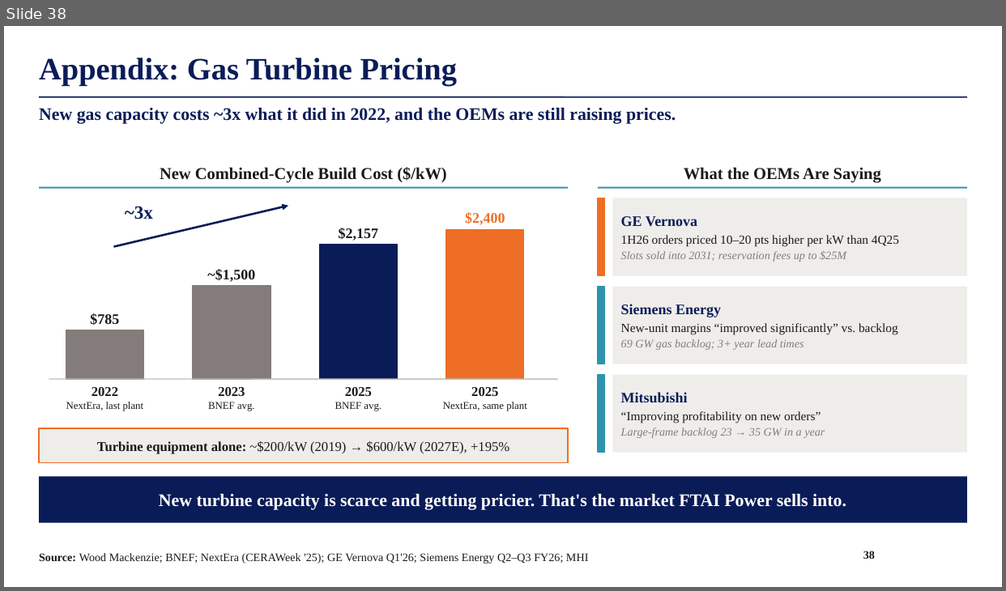
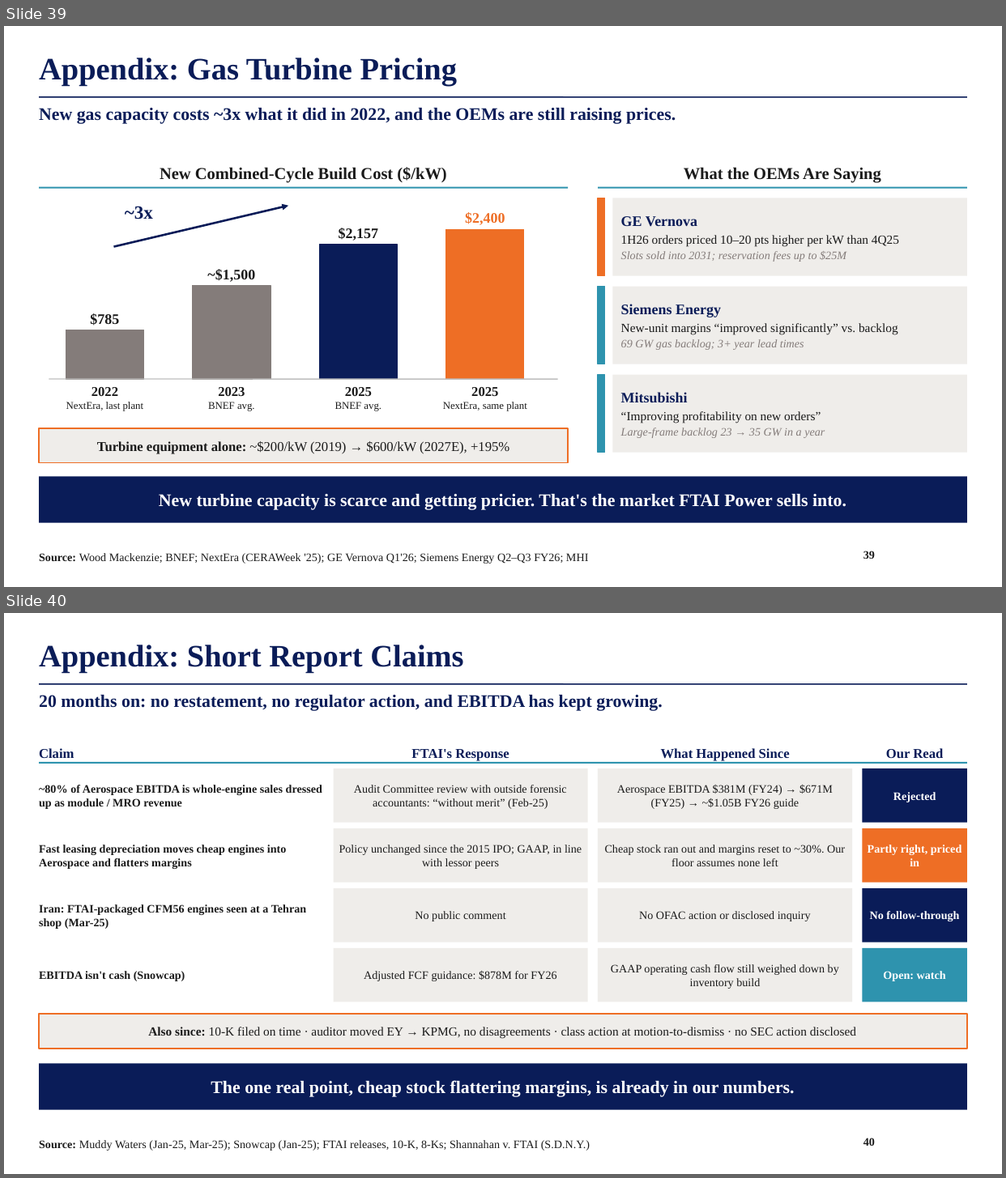
Before and after one commit to maxlsmls-dot/SPOT, a slide deck: deck/FTAI_Long_Pitch.pptx. Shown one above the other, each under a label of ours: slide 38 before the commit, slides 39 and 40 after it. The pictures are 1006x591 and 1006x1178 pixels, drawn with LibreOffice and Linux fonts; fonts in the diff are those of the drawing; background and template pictures are left out. Boxes give left, top, right and bottom in pixels: in the first picture for what was removed or moved away, otherwise in the second. Text is boxed around its words. In the diff, an @@ line names an element or a change of style, - is before the commit and + after.

```diff
--- a/deck/FTAI_Long_Pitch.pptx
+++ b/deck/FTAI_Long_Pitch.pptx
@@ slide 40 added at (x1=4, y1=613, x2=1002, y2=1174), background #FFFFFF; not listed: 1 template element that a slide beside it also shows @@
@@ title added at (x1=39, y1=645, x2=463, y2=673), 30 pt, text #0A1C58, bold @@
+Appendix: Short Report Claims
@@ text added at (x1=39, y1=695, x2=663, y2=711), 17 pt, text #0A1C58, bold @@
+20 months on: no restatement, no regulator action, and EBITDA has kept growing.
@@ text added at (x1=39, y1=748, x2=74, y2=758), 13 pt, text #0A1C58, bold @@
+Claim
@@ text added at (x1=411, y1=749, x2=509, y2=761), 13 pt, text #0A1C58, bold @@
+FTAI's Response
@@ text added at (x1=661, y1=748, x2=790, y2=761), 13 pt, text #0A1C58, bold @@
+What Happened Since
@@ text added at (x1=886, y1=748, x2=943, y2=758), 13 pt, text #0A1C58, bold @@
+Our Read
@@ line added from (39, 763) to (967, 763), #2E93AE 1.5 pt @@
@@ rectangle added at (x1=334, y1=769, x2=588, y2=823), fill #EFEDEA, 11 pt, text #1A1A1A @@
+Audit Committee review with outside forensic accountants: “without merit” (Feb-25)
@@ rectangle added at (x1=598, y1=769, x2=852, y2=823), fill #EFEDEA, 11 pt, text #1A1A1A @@
+Aerospace EBITDA $381M (FY24) → $671M (FY25) → ~$1.05B FY26 guide
@@ rectangle added at (x1=863, y1=769, x2=967, y2=823), fill #0A1C58, 11 pt, text #FFFFFF, bold @@
+Rejected
@@ text added at (x1=39, y1=785, x2=322, y2=809), 11 pt, text #1A1A1A, bold @@
+~80% of Aerospace EBITDA is whole-engine sales dressed up as module / MRO revenue
@@ rectangle added at (x1=334, y1=828, x2=588, y2=883), fill #EFEDEA, 11 pt, text #1A1A1A @@
+Policy unchanged since the 2015 IPO; GAAP, in line with lessor peers
@@ rectangle added at (x1=598, y1=828, x2=852, y2=883), fill #EFEDEA, 11 pt, text #1A1A1A @@
+Cheap stock ran out and margins reset to ~30%. Our floor assumes none left
@@ rectangle added at (x1=863, y1=828, x2=967, y2=883), fill #EE6E25, 11 pt, text #FFFFFF, bold @@
+Partly right, priced in
@@ text added at (x1=39, y1=845, x2=287, y2=869), 11 pt, text #1A1A1A, bold @@
+Fast leasing depreciation moves cheap engines into Aerospace and flatters margins
@@ rectangle added at (x1=334, y1=888, x2=588, y2=943), fill #EFEDEA, 11 pt, text #1A1A1A @@
+No public comment
@@ rectangle added at (x1=598, y1=888, x2=852, y2=943), fill #EFEDEA, 11 pt, text #1A1A1A @@
+No OFAC action or disclosed inquiry
@@ rectangle added at (x1=863, y1=888, x2=967, y2=943), fill #0A1C58, 11 pt, text #FFFFFF, bold @@
+No follow-through
@@ text added at (x1=39, y1=905, x2=306, y2=929), 11 pt, text #1A1A1A, bold @@
+Iran: FTAI-packaged CFM56 engines seen at a Tehran shop (Mar-25)
@@ rectangle added at (x1=334, y1=948, x2=588, y2=1003), fill #EFEDEA, 11 pt, text #1A1A1A @@
+Adjusted FCF guidance: $878M for FY26
@@ rectangle added at (x1=598, y1=948, x2=852, y2=1003), fill #EFEDEA, 11 pt, text #1A1A1A @@
+GAAP operating cash flow still weighed down by inventory build
@@ rectangle added at (x1=863, y1=948, x2=967, y2=1003), fill #2E93AE, 11 pt, text #FFFFFF, bold @@
+Open: watch
@@ text added at (x1=39, y1=971, x2=185, y2=982), 11 pt, text #1A1A1A, bold @@
+EBITDA isn't cash (Snowcap)
@@ rectangle added at (x1=39, y1=1014, x2=967, y2=1049), fill #EFEDEA, outline #EE6E25 1.5 pt, 12 pt, text #1A1A1A @@
+Also since: 10-K filed on time · auditor moved EY → KPMG, no disagreements · class action at motion-to-dismiss · no SEC action disclosed
@@ rectangle added at (x1=39, y1=1063, x2=967, y2=1110), fill #0A1C58, 17 pt, text #FFFFFF, bold @@
+The one real point, cheap stock flattering margins, is already in our numbers.
@@ text added at (x1=39, y1=1140, x2=590, y2=1151), 11 pt, text #1A1A1A @@
+Source: Muddy Waters (Jan-25, Mar-25); Snowcap (Jan-25); FTAI releases, 10-K, 8-Ks; Shannahan v. FTAI (S.D.N.Y.)
@@ page number added at (x1=863, y1=1138, x2=875, y2=1146), 11 pt, text #1A1A1A, bold @@
+40
@@ what was slide 38 is now slide 39 @@
```
Also in this commit, not shown: 1 slide changed, 5 other slides added, 1 other file.
